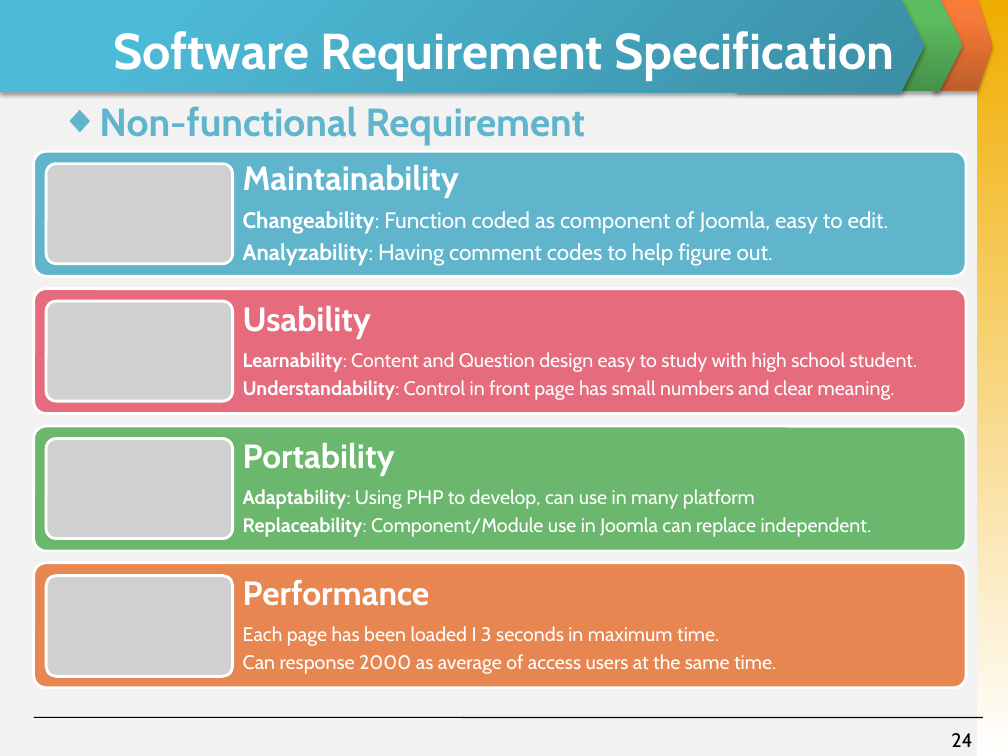
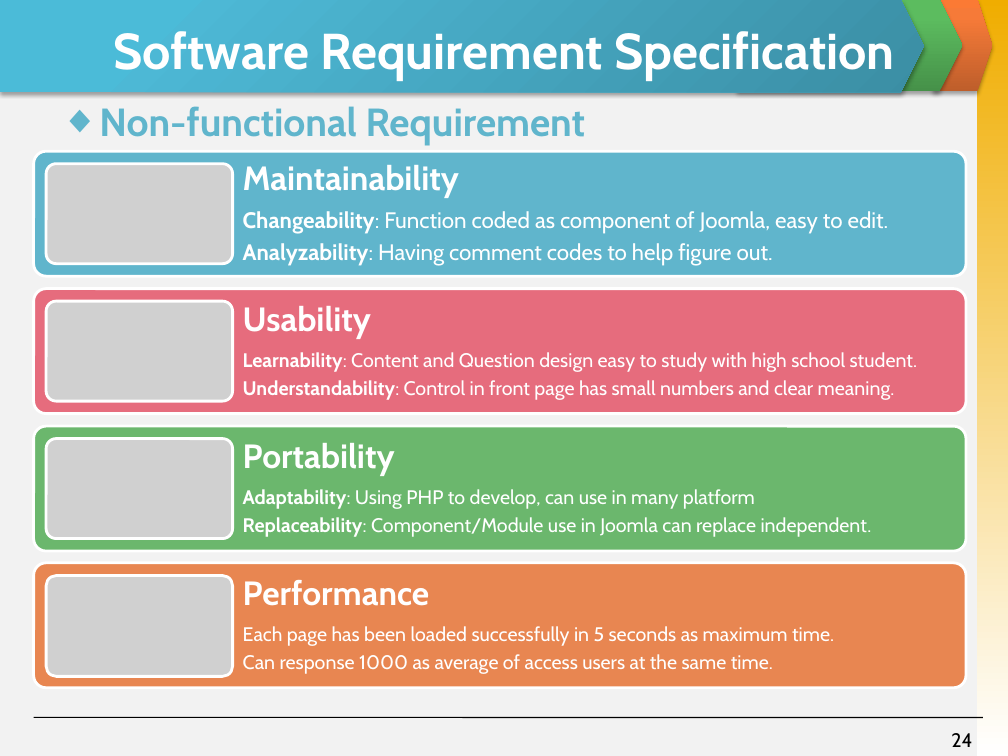
Before and after one commit to skyview059/e-learning-website, a slide deck: slide 24 of Document/Final report/Slide Present E-Learning.pptx. Drawn at 1008x756 pixels with LibreOffice and Linux fonts; fonts in the diff are those of the drawing; grey boxes stand for pictures. Boxes give left, top, right and bottom in pixels: in the first picture for what was removed or moved away, otherwise in the second. Text is boxed around its words. In the diff, an @@ line names an element or a change of style, - is before the commit and + after.

```diff
--- a/Document/Final report/Slide Present E-Learning.pptx
+++ b/Document/Final report/Slide Present E-Learning.pptx
@@ text at (x1=243, y1=626, x2=834, y2=674): text changed @@
-Each page has been loaded I 3 seconds in maximum time.
-Can response 2000 as average of access users at the same time.
+Each page has been loaded successfully in 5 seconds as maximum time.
+Can response 1000 as average of access users at the same time.
```
Also in this commit, not shown: 9 other slides changed, 1 slide removed, 2 other files.
